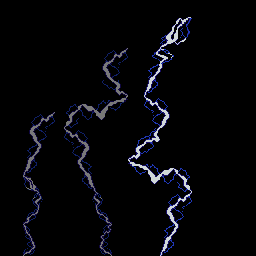
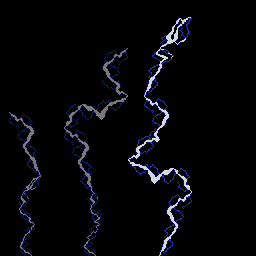
Revision of a layered 256×256 image; what changed, layer by layer:
painted on "Spell" over [9, 112, 174, 256]
